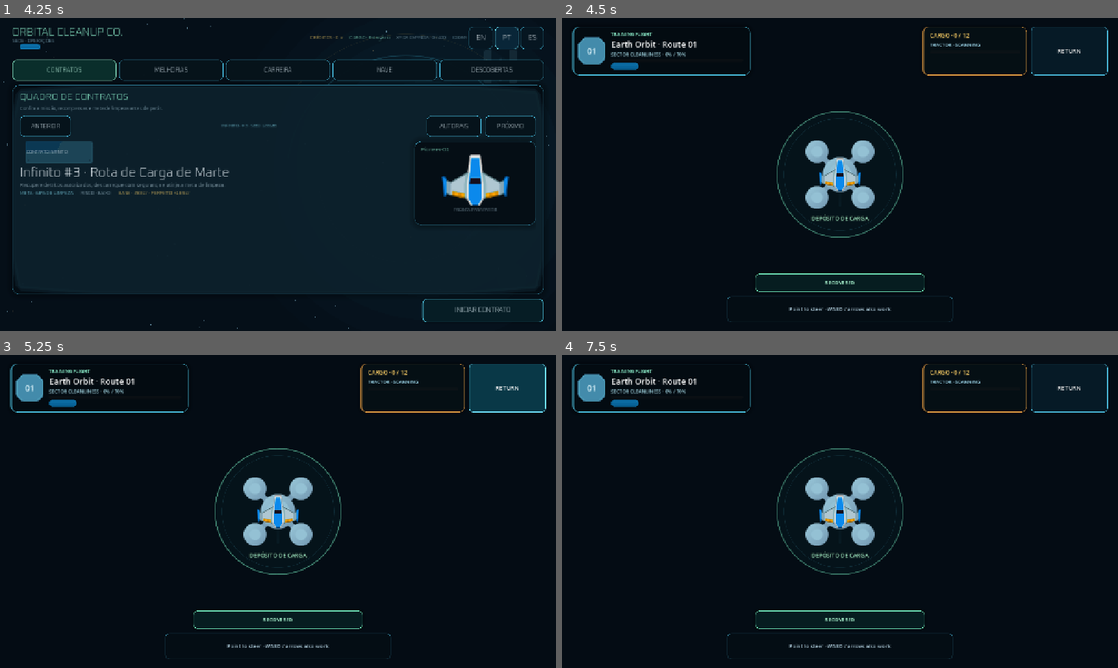
Above: before the commit, frames 1-4 (two rows, left to right).
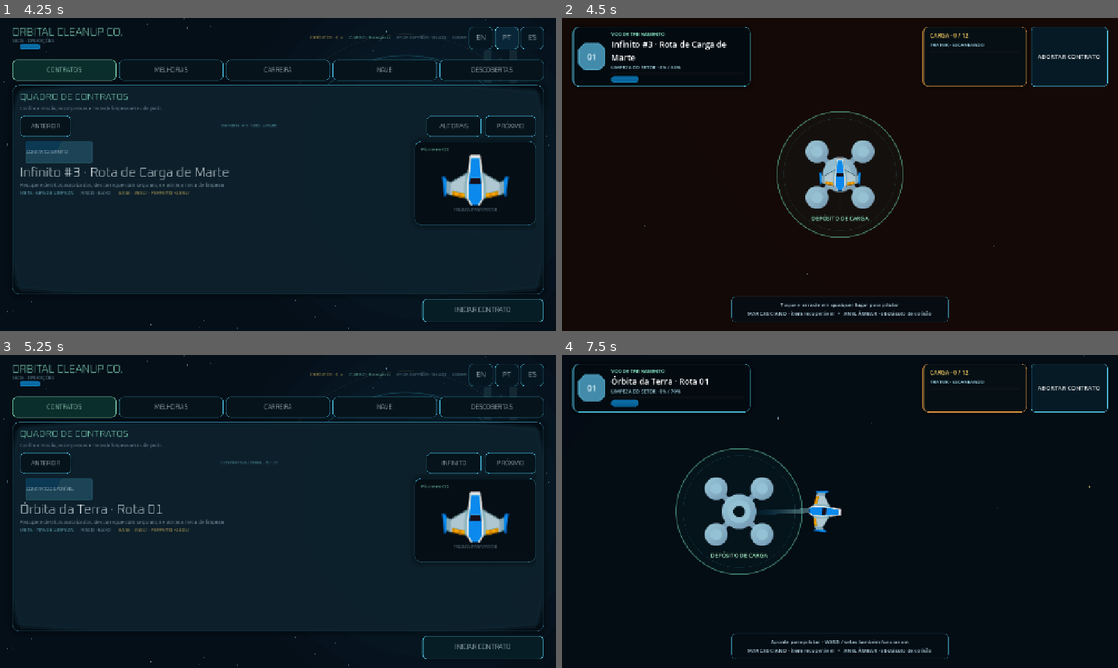
Above: after the commit, the same moments.

Repository: EwertonMendes/Orbital-Cleanup-Co.
Game: Godot game, scene res://src/core/app/app_root.tscn
Two runs of this game, one before a commit and one after it. Both use one fixed random seed, a clock stepped at 60 frames per second and the inputs below.
Inputs (mouse positions are in pixels of both pictures, inside the frame that each line leads up to):
- Up to frame 1 (4.25 s): click "ENDLESS" at 0.5 s; click "NEXT" at 1.25 s; click "NEXT" at 2 s; click "EN" at 2.75 s; click "PT" at 3.5 s
- Up to frame 2 (4.5 s): click "INICIAR CONTRATO" at 4.25 s
- Up to frame 3 (5.25 s): click "RETURN" (after the commit: "ABORTAR CONTRATO") at 5 s
- Up to frame 4 (7.5 s): click (1045, 646) at 5.75 s, where only the run after the commit has a clickable "INICIAR CONTRATO"; move the mouse to (962, 495) at 6.52 s; hold D (occ_move_right) 6.53-7.25 s; click (962, 495) at 6.67 s; drag from (728, 527) to (840, 511) at 7.27 s

Frame 1 is identical in both runs. In frame 2, 4.4% of the frame differs, in the area x 1-99%, y 4-98%; in frame 3, 14%, in the area x 0-99%, y 0-100%; in frame 4, 6.1%.
Error before the commit: Parse Error: Identifier "ship" not declared in the current scope. (res://src/ui/screens/flight/flight_screen.gd:50)

Commit message:
fix: validate deployment log after ship placement

Diff:
--- a/src/ui/screens/flight/flight_screen.gd
+++ b/src/ui/screens/flight/flight_screen.gd
@@ -46,40 +46,40 @@
 	_configured_sector_id = String(
 		generated_definition.get("id", context.get("sector_id", DEFAULT_SECTOR_ID))
 	)
+	var runtime := get_node("World/SectorRuntime") as SectorRuntime
+	var backdrop := get_node("World/AmbientSpace") as SectorBackdrop
+	var depot := get_node("World/UnloadDepot") as UnloadZone
+	var ship := get_node("World/PlayerShip") as PlayerShip
+
+	assert(runtime != null, "FlightScreen requires SectorRuntime.")
+	assert(backdrop != null, "FlightScreen requires SectorBackdrop.")
+	assert(depot != null, "FlightScreen requires UnloadZone.")
+	assert(ship != null, "FlightScreen requires PlayerShip.")
+
+	if generated_definition.is_empty():
+		runtime.configure_sector(_configured_sector_id)
+	else:
+		runtime.configure_sector_definition(generated_definition)
+	_contract_session.configure(runtime.get_contract_context())
+	backdrop.configure(runtime.get_play_bounds(), runtime.get_biome_palette())
+
+	var deployment_position := runtime.get_depot_position()
+	depot.position = deployment_position
+	ship.position = deployment_position
+	ship.velocity = Vector2.ZERO
+
+	ship.configure(
+		_input_service,
+		runtime.get_play_bounds(),
+		_progression.get_ship_modifiers(),
+		_progression.get_ship_cosmetics()
+	)
 	print("[Flight] DEPLOYMENT position=(%.1f, %.1f) depot=(%.1f, %.1f)" % [
 		ship.position.x,
 		ship.position.y,
 		depot.position.x,
 		depot.position.y,
 	])
-	var runtime := get_node("World/SectorRuntime") as SectorRuntime
-	var backdrop := get_node("World/AmbientSpace") as SectorBackdrop
-	var depot := get_node("World/UnloadDepot") as UnloadZone
-	var ship := get_node("World/PlayerShip") as PlayerShip
-
-	assert(runtime != null, "FlightScreen requires SectorRuntime.")
-	assert(backdrop != null, "FlightScreen requires SectorBackdrop.")
-	assert(depot != null, "FlightScreen requires UnloadZone.")
-	assert(ship != null, "FlightScreen requires PlayerShip.")
-
-	if generated_definition.is_empty():
-		runtime.configure_sector(_configured_sector_id)
-	else:
-		runtime.configure_sector_definition(generated_definition)
-	_contract_session.configure(runtime.get_contract_context())
-	backdrop.configure(runtime.get_play_bounds(), runtime.get_biome_palette())
-
-	var deployment_position := runtime.get_depot_position()
-	depot.position = deployment_position
-	ship.position = deployment_position
-	ship.velocity = Vector2.ZERO
-
-	ship.configure(
-		_input_service,
-		runtime.get_play_bounds(),
-		_progression.get_ship_modifiers(),
-		_progression.get_ship_cosmetics()
-	)
 
 func _ready() -> void:
 	_validate_contracts()
